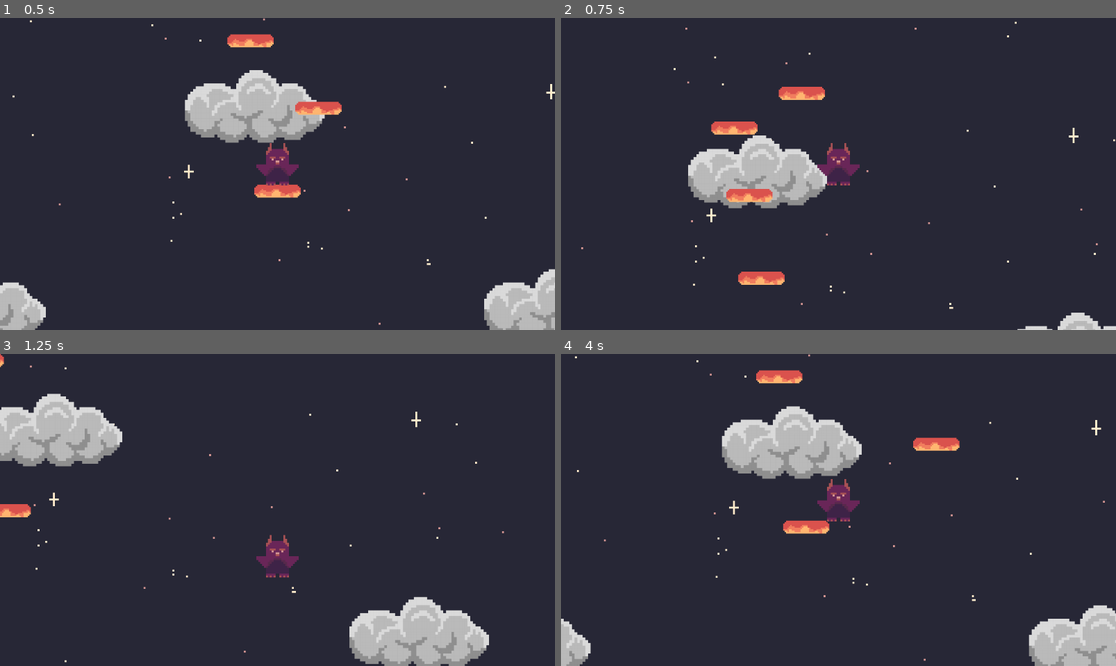
Above: before the commit, frames 1-4 (two rows, left to right).
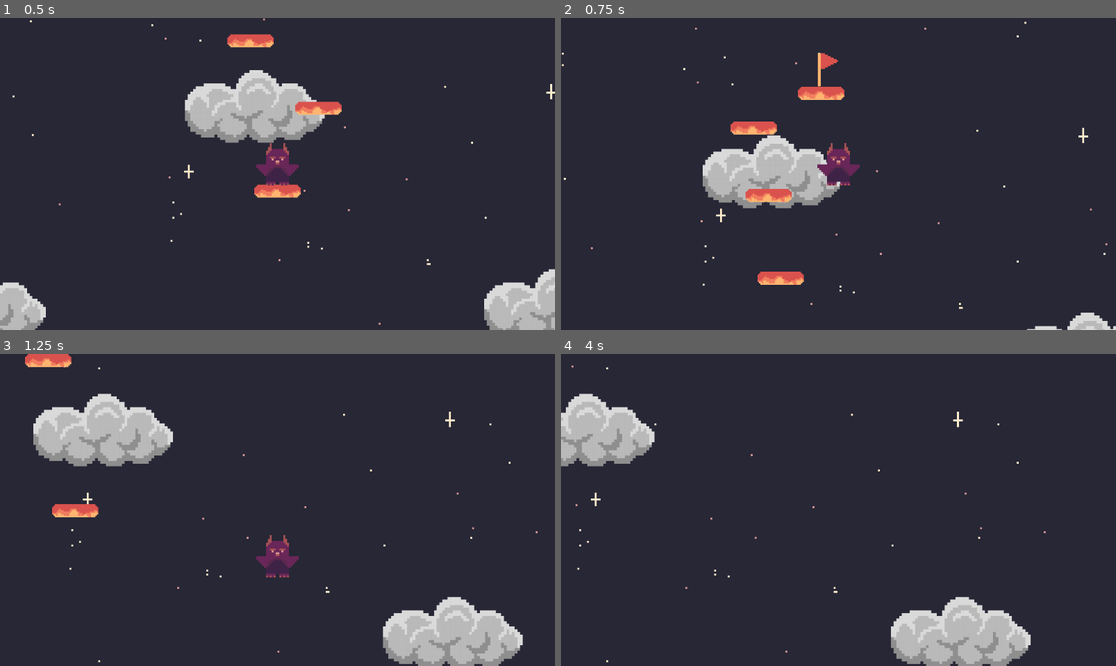
Above: after the commit, the same moments.

Repository: a-dughi/Custom-Office-Templates
Game: Godot game, scene res://Scenes/game.tscn
Same seed, same stepped clock (60 frames per second), same inputs: the game is played once before the commit and once after it.
Inputs:
- Up to frame 1 (0.5 s): no input
- Up to frame 2 (0.75 s): tap Enter (ui_accept) at 0.5 s; hold Right (ui_right) from 0.53 s (still down)
- Up to frame 3 (1.25 s): keep holding Right (ui_right); tap Enter (ui_accept) at 0.77 s
- Up to frame 4 (4 s): tap Enter (ui_accept) at 1.52, 3.02, 3.77 s; release Right (ui_right) at 2.03 s; hold Left (ui_left) 2.03-2.78 s; hold Right (ui_right) from 2.78 s (still down)

Frame 1 is identical in both runs. In frame 2, 4.7% of the frame differs, in the area x 0-100%, y 1-100%; in frame 3, 9.2%; in frame 4, 16%, in the area x 0-100%, y 0-100%.

Commit message:
next level added

Diff:
--- a/Scenes/game.tscn
+++ b/Scenes/game.tscn
@@ -1,10 +1,11 @@
-[gd_scene load_steps=10 format=3 uid="uid://c54ii8euffkpg"]
+[gd_scene load_steps=11 format=3 uid="uid://c54ii8euffkpg"]
 
 [ext_resource type="PackedScene" uid="uid://bdn8r48mnqneo" path="res://Scenes/character_body_2d.tscn" id="1_7cwqa"]
 [ext_resource type="PackedScene" uid="uid://b1crmceooylof" path="res://Scenes/animatable_body_2d.tscn" id="2_de25m"]
-[ext_resource type="Script" path="res://Scenes/Camera2D.gd" id="2_f7mx7"]
+[ext_resource type="Script" path="res://Scripts/Camera2D.gd" id="2_f7mx7"]
 [ext_resource type="PackedScene" uid="uid://bivvwdvt787qe" path="res://Scenes/dying.tscn" id="3_kdog2"]
-[ext_resource type="PackedScene" path="res://parallax_background.tscn" id="5_cf0hu"]
+[ext_resource type="PackedScene" uid="uid://bulbcbuoc6rrj" path="res://Scenes/parallax_background.tscn" id="5_cf0hu"]
+[ext_resource type="PackedScene" uid="uid://d0wefh8dixkh" path="res://Scenes/next_level.tscn" id="6_yk1nu"]
 
 [sub_resource type="WorldBoundaryShape2D" id="WorldBoundaryShape2D_ibpcu"]
 
@@ -84,3 +85,6 @@
 position = Vector2(42, -41)
 
 [node name="ParallaxBackground" parent="." instance=ExtResource("5_cf0hu")]
+
+[node name="NextLevel" parent="." instance=ExtResource("6_yk1nu")]
+position = Vector2(50, -48)
--- /dev/null
+++ b/Scenes/next_level.tscn
@@ -0,0 +1,16 @@
+[gd_scene load_steps=3 format=3 uid="uid://d0wefh8dixkh"]
+
+[ext_resource type="Texture2D" uid="uid://bv6bdbs06uq2k" path="res://Assets/pixilart-drawing (6).png" id="1_4isha"]
+
+[sub_resource type="RectangleShape2D" id="RectangleShape2D_xlo3y"]
+size = Vector2(5, 16)
+
+[node name="NextLevel" type="StaticBody2D"]
+
+[node name="Sprite2D" type="Sprite2D" parent="."]
+scale = Vector2(0.75, 0.75)
+texture = ExtResource("1_4isha")
+
+[node name="CollisionShape2D" type="CollisionShape2D" parent="."]
+position = Vector2(-7, -5)
+shape = SubResource("RectangleShape2D_xlo3y")
--- a/Scripts/character_body_2d.gd
+++ b/Scripts/character_body_2d.gd
@@ -1,7 +1,7 @@
 extends CharacterBody2D
 
 
-const SPEED = 200.0
+const SPEED = 150.0
 const JUMP_VELOCITY = -300.0
 
 # Get the gravity from the project settings to be synced with RigidBody nodes.
--- /dev/null
+++ b/next_level.gd
@@ -0,0 +1,8 @@
+extends Area2D
+
+
+var levelNumber = 0
+
+func _on_body_entered(body):
+	levelNumber = levelNumber + 1
+	print(levelNumber)
--- /dev/null
+++ b/next_level.tscn
@@ -0,0 +1,19 @@
+[gd_scene load_steps=3 format=3 uid="uid://jgymm2mnq2ri"]
+
+[ext_resource type="Texture2D" uid="uid://bv6bdbs06uq2k" path="res://Assets/pixilart-drawing (6).png" id="1_4isha"]
+
+[sub_resource type="RectangleShape2D" id="RectangleShape2D_vtd8b"]
+size = Vector2(5, 16)
+
+[node name="Area2D" type="Area2D"]
+
+[node name="Sprite2D" type="Sprite2D" parent="."]
+scale = Vector2(0.75, 0.75)
+texture = ExtResource("1_4isha")
+
+[node name="CollisionShape2D" type="CollisionShape2D" parent="."]
+z_index = -5
+position = Vector2(-7.5, -5)
+shape = SubResource("RectangleShape2D_vtd8b")
+
+[connection signal="body_entered" from="." to="." method="_on_body_entered"]
Binary file removed: Assets/cloud.webp
Binary file added: Assets/pixilart-drawing (6).png
Not shown, changed: Assets/pixilart-drawing (6).png.import
Renamed: parallax_background.tscn -> Scenes/parallax_background.tscn
Renamed: Scenes/Camera2D.gd -> Scripts/Camera2D.gd
